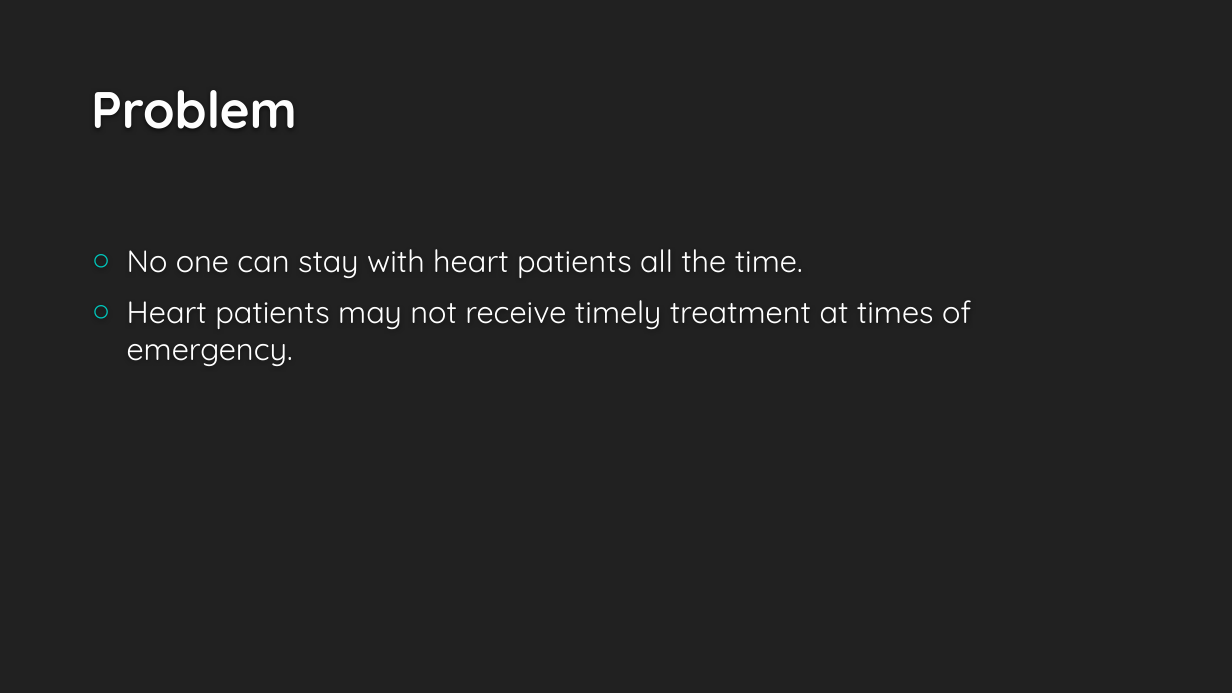
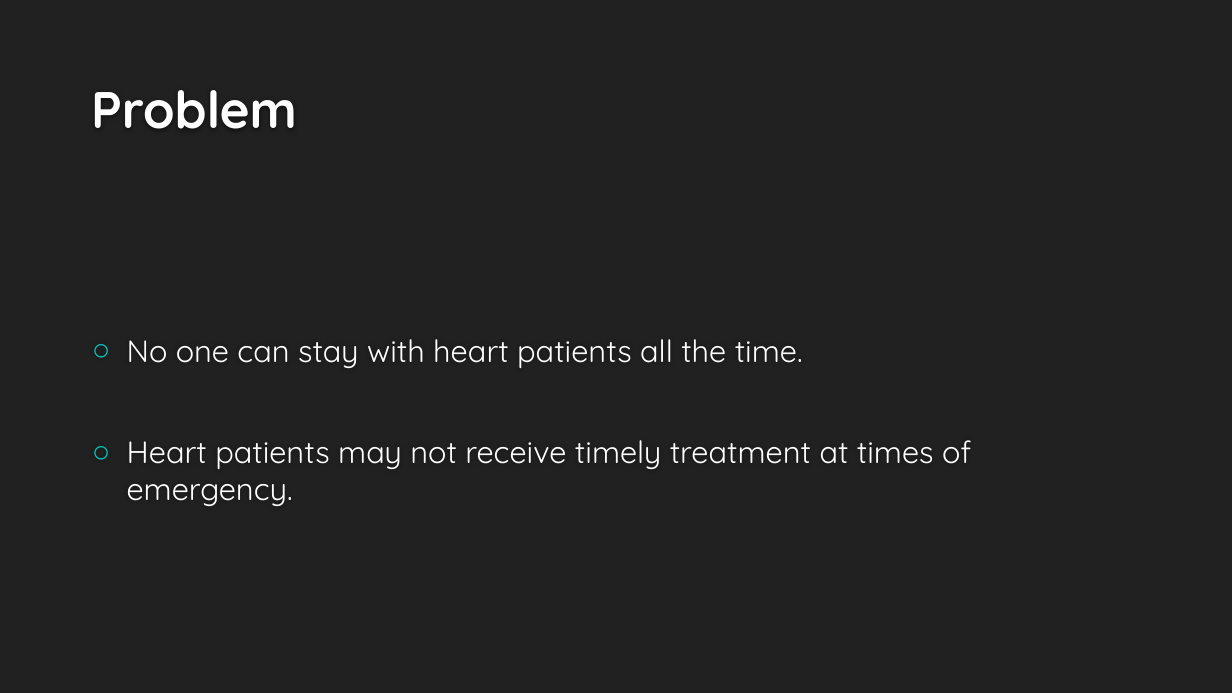
Before and after one commit to amitgit0304/CodeCrafters1, a slide deck: slide 7 of Presentation/Presentation.pptx. Drawn at 1232x693 pixels with LibreOffice and Linux fonts; fonts in the diff are those of the drawing; background and template pictures are left out. Boxes give left, top, right and bottom in pixels: in the first picture for what was removed or moved away, otherwise in the second. Text is boxed around its words. In the diff, an @@ line names an element or a change of style, - is before the commit and + after.

```diff
--- a/Presentation/Presentation.pptx
+++ b/Presentation/Presentation.pptx
@@ text "No one can stay with ..." rewrapped from [127,249,971,366] to [127,339,971,506] @@
```
Also in this commit, not shown: 5 other slides changed.
